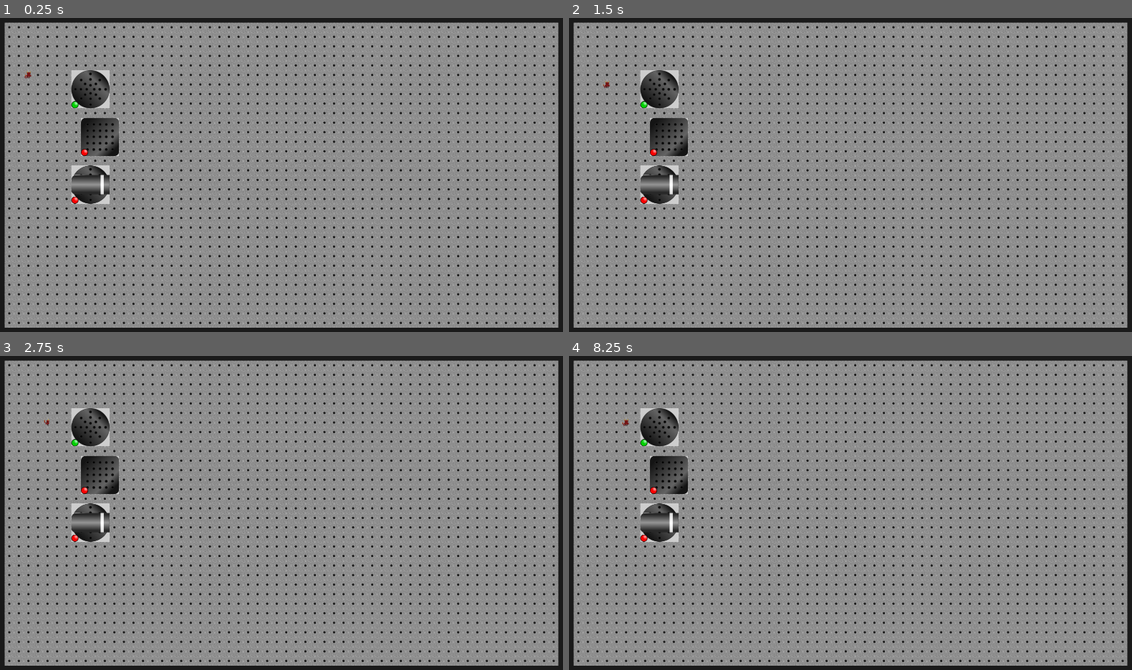
Above: before the commit, frames 1-4 (two rows, left to right).
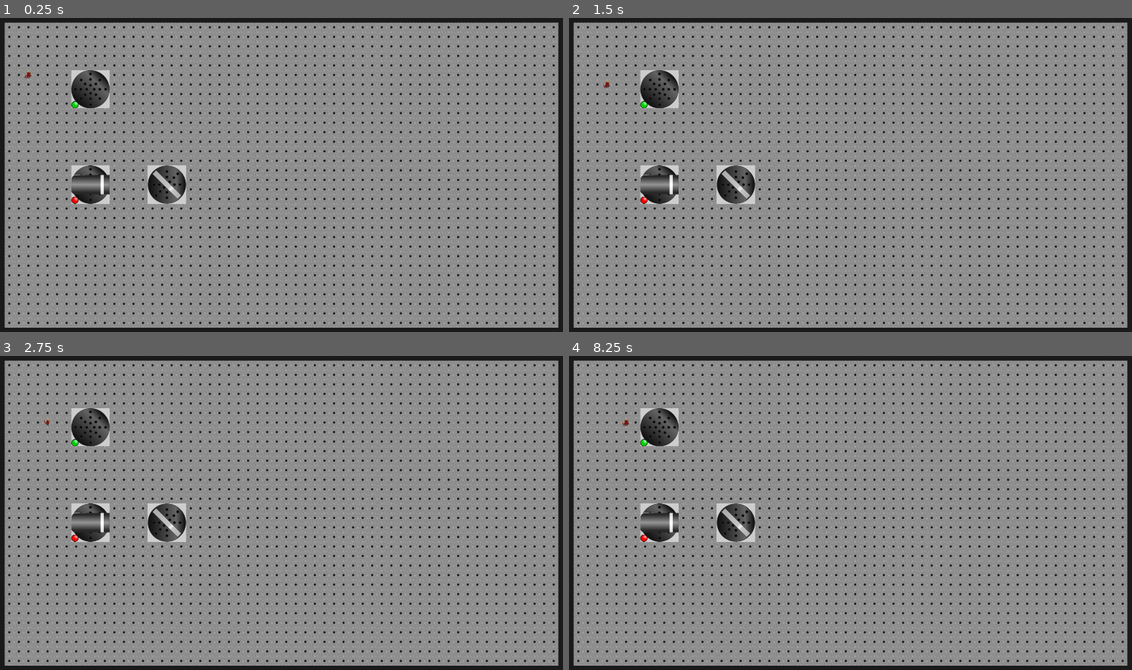
Above: after the commit, the same moments.

Repository: mbapplegate/maxwellDemon
Game: Godot game, scene res://worlds/test_world.tscn
Two runs of this game, one before a commit and one after it. Both use one fixed random seed, a clock stepped at 60 frames per second and the inputs below. The project has no main scene, so this scene is started directly.
Inputs:
- Up to frame 1 (0.25 s): no input
- Up to frame 2 (1.5 s): tap Enter at 0.5 s; hold Right (right) 0.53-1.28 s; hold Shift (pull) 0.53-1.28 s; tap Space (toggleEnergize) at 1.25 s; hold Down (down) from 1.28 s (still down); tap Q (rotateCCW) at 1.35 s
- Up to frame 3 (2.75 s): tap Enter at 2 s; release Down (down) at 2.03 s; hold Right (right) from 2.03 s (still down); hold E (rotateCW) from 2.03 s (still down)
- Up to frame 4 (8.25 s): tap Space (toggleEnergize) at 2.75, 2.85, 4.25, 5.85 s; release Right (right) at 2.78 s; release E (rotateCW) at 2.78 s; hold Up (up) 2.78-3.53 s; tap Enter at 3.5 s; hold Shift (pull) 3.53-4.28 s; hold Left (left) 3.53-5.03 s; tap Q (rotateCCW) at 4.35, 7.35 s; hold Down (down) 5.03-5.78 s; hold E (rotateCW) 5.03-5.78 s; hold Right (right) 5.78-6.53 s; hold Up (up) 6.53-7.28 s; hold Shift (pull) 6.53-7.28 s; hold Right (right) 7.28-8.03 s; hold Down (down) from 8.03 s (still down); hold E (rotateCW) from 8.03 s (still down)

The runs differ from the first frame. In frame 1, 1.6% of the frame differs, in the area x 14-34%, y 31-60%; in frame 2, 1.6%; in frame 3, 1.6%; in frame 4, 1.6%.

Commit message:
Added flat mirror object

Diff:
--- /dev/null
+++ b/scenes/FlatMirror/flat_mirror.gd
@@ -0,0 +1,16 @@
+extends pushableObject
+
+@export var reflectivity:float = 1.0
+@export var initialAngle = 0.0
+
+func _ready():
+	sprite.rotation = deg_to_rad(initialAngle)
+
+func _ray_hit(photonObj:Object, collPoint:Vector2, collNormal:Vector2, _collider:Object):
+	var ref = randf()
+	if (ref < reflectivity):
+		var newDir = photonObj.propDir.bounce(collNormal).normalized()
+		photonObj.propDir = newDir
+		photonObj.ray_add_point(photonObj.to_local(collPoint))
+	else:
+		photonObj.rayDying = true
--- /dev/null
+++ b/scenes/FlatMirror/flat_mirror.tscn
@@ -0,0 +1,21 @@
+[gd_scene load_steps=5 format=3 uid="uid://ciufjrc1fmyfi"]
+
+[ext_resource type="PackedScene" uid="uid://beic3gevjusuj" path="res://scenes/PushableObject/pushable_object.tscn" id="1_najvj"]
+[ext_resource type="Script" path="res://scenes/FlatMirror/flat_mirror.gd" id="2_th8rt"]
+[ext_resource type="Texture2D" uid="uid://c4id4lu5fuxut" path="res://tiles/flatMirror/flatMirror_120px.png" id="3_a0il1"]
+
+[sub_resource type="RectangleShape2D" id="RectangleShape2D_6aj0s"]
+size = Vector2(120, 14)
+
+[node name="FlatMirror" instance=ExtResource("1_najvj")]
+script = ExtResource("2_th8rt")
+reflectivity = 1.0
+initialAngle = 0.0
+
+[node name="Sprite2D" type="Sprite2D" parent="Stage" index="0"]
+texture = ExtResource("3_a0il1")
+
+[node name="Area2D" type="Area2D" parent="Stage/Sprite2D" index="0"]
+
+[node name="CollisionShape2D" type="CollisionShape2D" parent="Stage/Sprite2D/Area2D" index="0"]
+shape = SubResource("RectangleShape2D_6aj0s")
--- a/scenes/LaserSource/laser_source.gd
+++ b/scenes/LaserSource/laser_source.gd
@@ -3,6 +3,7 @@
 @export var halfAngle = 0.0
 @export var numRaysPerTimeout : int = 1
 @export var rayColor : Vector3 = Vector3(1.0, 0, 1.0)
+@export var initialAngle : float = 0.0
 @onready var barrelShape = $Stage/laserBarrel/barrelArea/barrelShape
 @onready var ray = preload("res://scenes/LightPacket/light_packet.tscn")
 
@@ -15,6 +16,7 @@
 	#print(halfHeight)
 	#isEnergized = true
 	laserParent = get_parent()
+	sprite.rotation = deg_to_rad(initialAngle)
 	pass
 
 func _ray_hit(photonObj:Object, _collPoint:Vector2, _collNormal:Vector2, _collider:Object):
--- a/scenes/LaserSource/laser_source.tscn
+++ b/scenes/LaserSource/laser_source.tscn
@@ -14,6 +14,7 @@
 halfAngle = 0.0
 numRaysPerTimeout = 1
 rayColor = Vector3(1, 0, 1)
+initialAngle = 0.0
 
 [node name="Timer" type="Timer" parent="." index="0"]
 wait_time = 0.5
--- a/scenes/LightPacket/light_packet.gd
+++ b/scenes/LightPacket/light_packet.gd
@@ -64,9 +64,9 @@
 		#If the ray is alive (hasn't left the scene or hit an absorber)
 		if not rayDying:
 			#AAAND it's hitting something new
-			if (ray.get_collider().get_parent() != lastCollider):
+			if (_get_functional_collider(ray.get_collider()) != lastCollider):
 				#Update the last collider
-				lastCollider = ray.get_collider().get_parent()
+				lastCollider = _get_functional_collider(ray.get_collider())
 				#Send a signal to that collider to handle the collision depending on what it is
 				if not is_connected("hitSomething",lastCollider._ray_hit):
 					connect("hitSomething",lastCollider._ray_hit)
@@ -86,6 +86,16 @@
 		queue_free()
 
 	_has_ray_left_screen()
+
+#Walks up the tree until something with a _ray_hit method is found
+#If no method is found -- return null which I think means the object is ignored
+func _get_functional_collider(collider:Object):
+	while not collider.has_method("_ray_hit") or collider == get_tree().root:
+		collider = collider.get_parent()
+	if collider == get_tree().root:
+		return null
+	else:
+		return collider
 
 func _has_ray_left_screen():
 	var frontPoint = self.to_global(line.get_point_position(numPoints-1))
--- a/scenes/LightPacket/light_packet.tscn
+++ b/scenes/LightPacket/light_packet.tscn
@@ -25,3 +25,4 @@
 
 [node name="RayCast2D" type="RayCast2D" parent="."]
 target_position = Vector2(469, -2)
+collide_with_areas = true
--- a/scenes/PushableObject/pushable_object.gd
+++ b/scenes/PushableObject/pushable_object.gd
@@ -74,17 +74,8 @@
 			indicator.texture = load("res://tiles/pushable/offButton.png")
 	else:
 		indicator.texture = null
-	#if isEnergizeable:
-		#if isRotatable:
-			#if isEnergized:
-				#sprite.texture = load("res://tiles/pushable/pushableBase_ON.png")
-			#else:
-				#sprite.texture = load("res://tiles/pushable/pushableBase_OFF.png")
-		#else:
-			#if isEnergized:
-				#sprite.texture = load("res://tiles/pushable/squareStage_ON.png")
-			#else:
-				#sprite.texture = load("res://tiles/pushable/squareStage_OFF.png")
+
+
 func rotateCW():
 	if isRotatable:
 		sprite.rotation -= ROTATION_INCREMENT
--- a/tiles/flatMirror/mirrorSprite.svg
+++ b/tiles/flatMirror/mirrorSprite.svg
@@ -31,15 +31,15 @@
          id="stop2118" />
       <stop
          id="stop2132"
-         offset="0.66258729"
+         offset="0.59163702"
          style="stop-color:#c5c5c5;stop-opacity:1" />
       <stop
          id="stop2126"
-         offset="0.73443443"
+         offset="0.66348416"
          style="stop-color:#f0f0f0;stop-opacity:1" />
       <stop
          style="stop-color:#c5c5c5;stop-opacity:1;"
-         offset="0.80477256"
+         offset="0.73382229"
          id="stop2130" />
       <stop
          style="stop-color:#afafaf;stop-opacity:1"
@@ -51,10 +51,11 @@
        xlink:href="#linearGradient2122"
        id="linearGradient2128"
        gradientUnits="userSpaceOnUse"
-       x1="5.7272782"
-       y1="279.97214"
-       x2="27.782314"
-       y2="279.99579" />
+       x1="4.199048"
+       y1="280.06665"
+       x2="29.546778"
+       y2="280.06665"
+       gradientTransform="matrix(1.1690725,0,0,0.99859198,-2.7923249,0.3943386)" />
   </defs>
   <sodipodi:namedview
      id="base"
@@ -63,9 +64,9 @@
      borderopacity="1.0"
      inkscape:pageopacity="0.0"
      inkscape:pageshadow="2"
-     inkscape:zoom="7.919596"
-     inkscape:cx="58.552606"
-     inkscape:cy="67.475502"
+     inkscape:zoom="11.2"
+     inkscape:cx="45.623794"
+     inkscape:cy="80.474234"
      inkscape:document-units="px"
      inkscape:current-layer="layer1"
      showgrid="false"
@@ -117,14 +118,14 @@
        inkscape:label=""
        inkscape:color="rgb(0,0,255)" />
     <sodipodi:guide
-       position="4.2333334,16.933333"
+       position="2.1166667,16.933333"
        orientation="1,0"
        id="guide2110"
        inkscape:locked="false"
        inkscape:label=""
        inkscape:color="rgb(0,0,255)" />
     <sodipodi:guide
-       position="29.633334,16.933333"
+       position="31.75,16.933333"
        orientation="1,0"
        id="guide2112"
        inkscape:locked="false"
@@ -153,7 +154,7 @@
         <dc:format>image/svg+xml</dc:format>
         <dc:type
            rdf:resource="http://purl.org/dc/dcmitype/StillImage" />
-        <dc:title></dc:title>
+        <dc:title />
       </cc:Work>
     </rdf:RDF>
   </metadata>
@@ -163,11 +164,13 @@
      id="layer1"
      transform="translate(0,-263.13333)">
     <rect
-       style="fill:url(#linearGradient2128);fill-opacity:1;stroke:#282828;stroke-width:0.06614583;stroke-linecap:butt;stroke-linejoin:bevel;stroke-miterlimit:4;stroke-dasharray:none;stroke-dashoffset:0;stroke-opacity:1"
+       style="fill:url(#linearGradient2128);fill-opacity:1;stroke:#282828;stroke-width:0.13229167;stroke-linecap:butt;stroke-linejoin:bevel;stroke-miterlimit:4;stroke-dasharray:none;stroke-dashoffset:0;stroke-opacity:1"
        id="rect2104"
-       width="25.286732"
-       height="3.7722239"
-       x="4.2295475"
-       y="278.18054" />
+       width="29.633333"
+       height="4.2333179"
+       x="2.1166668"
+       y="277.95001"
+       inkscape:export-xdpi="102.61"
+       inkscape:export-ydpi="102.61" />
   </g>
 </svg>
--- a/worlds/test_world.tscn
+++ b/worlds/test_world.tscn
@@ -6,6 +6,7 @@
 [ext_resource type="PackedScene" uid="uid://ojfv06ceqv2a" path="res://scenes/Player/player.tscn" id="3_y4irg"]
 [ext_resource type="PackedScene" uid="uid://beic3gevjusuj" path="res://scenes/PushableObject/pushable_object.tscn" id="4_qlahv"]
 [ext_resource type="PackedScene" uid="uid://2ai0r6raovox" path="res://scenes/LaserSource/laser_source.tscn" id="6_afde2"]
+[ext_resource type="PackedScene" uid="uid://ciufjrc1fmyfi" path="res://scenes/FlatMirror/flat_mirror.tscn" id="7_pojc5"]
 
 [sub_resource type="TileSetAtlasSource" id="TileSetAtlasSource_3e3qs"]
 resource_name = "Table"
@@ -47,10 +48,11 @@
 position = Vector2(320, 256)
 isEnergized = true
 
-[node name="PushableObject2" parent="." instance=ExtResource("4_qlahv")]
-position = Vector2(344, 416)
-isRotatable = false
-
 [node name="LaserSource" parent="." instance=ExtResource("6_afde2")]
 position = Vector2(328, 576)
 scale = Vector2(1, 1)
+
+[node name="FlatMirror" parent="." instance=ExtResource("7_pojc5")]
+position = Vector2(586.832, 566.558)
+initialAngle = 45.0
+isEnergizeable = false
Binary file added: tiles/flatMirror/flatMirror_120px.png
Not shown, added: tiles/flatMirror/flatMirror_120px.png.import
Not shown: 1 places in worlds/test_world.tscn that only renumber resources
